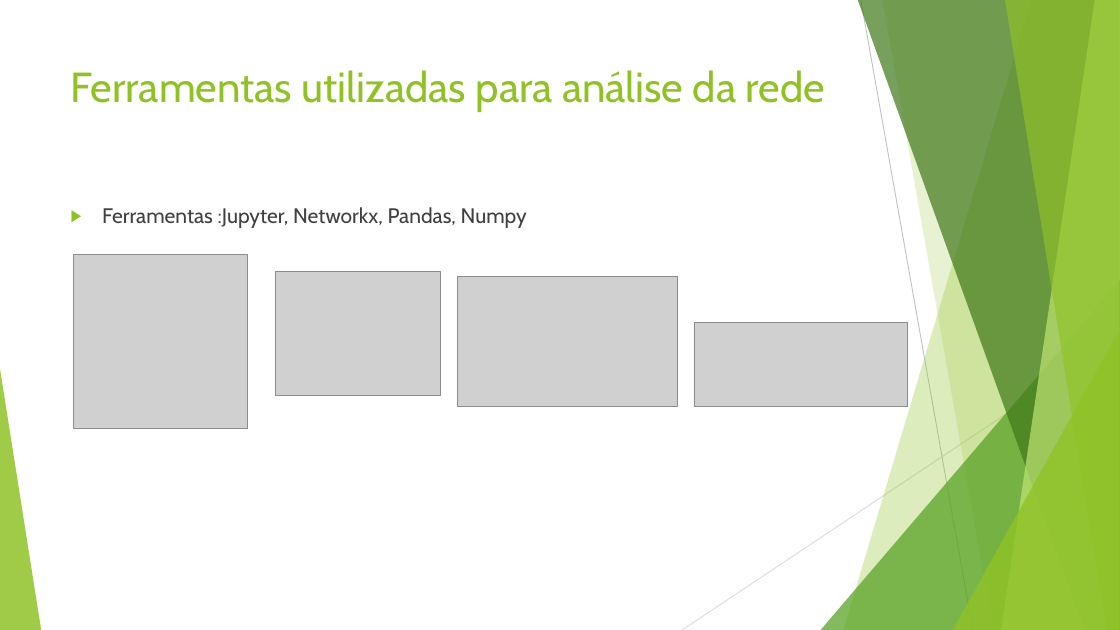
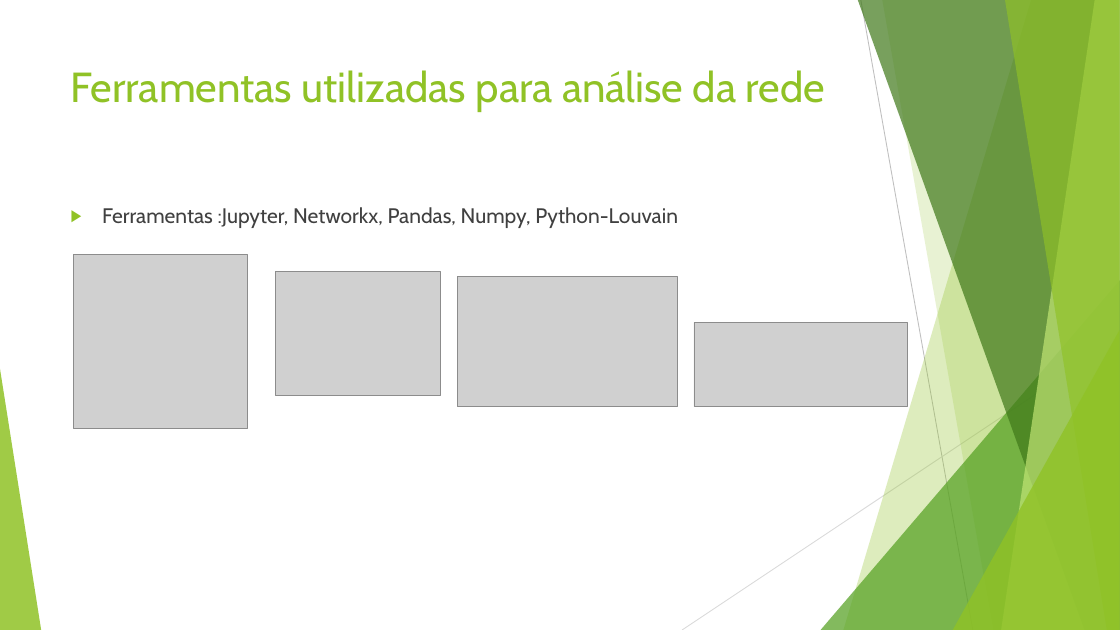
Before and after one commit to macio-matheus/analysis-geospatial-data, a slide deck: slide 3 of docs/Foursquare’s Network Analyse.pptx. Drawn at 1120x630 pixels with LibreOffice and Linux fonts; fonts in the diff are those of the drawing; grey boxes stand for pictures. Boxes give left, top, right and bottom in pixels: in the first picture for what was removed or moved away, otherwise in the second. Text is boxed around its words. In the diff, an @@ line names an element or a change of style, - is before the commit and + after.

```diff
--- a/docs/Foursquare’s Network Analyse.pptx
+++ b/docs/Foursquare’s Network Analyse.pptx
@@ text at bbox=[102, 207, 678, 228]: text changed @@
-▶ Ferramentas :Jupyter, Networkx, Pandas, Numpy
+▶ Ferramentas :Jupyter, Networkx, Pandas, Numpy, Python-Louvain
```
Also in this commit, not shown: 10 other slides changed, 1 slide added.
